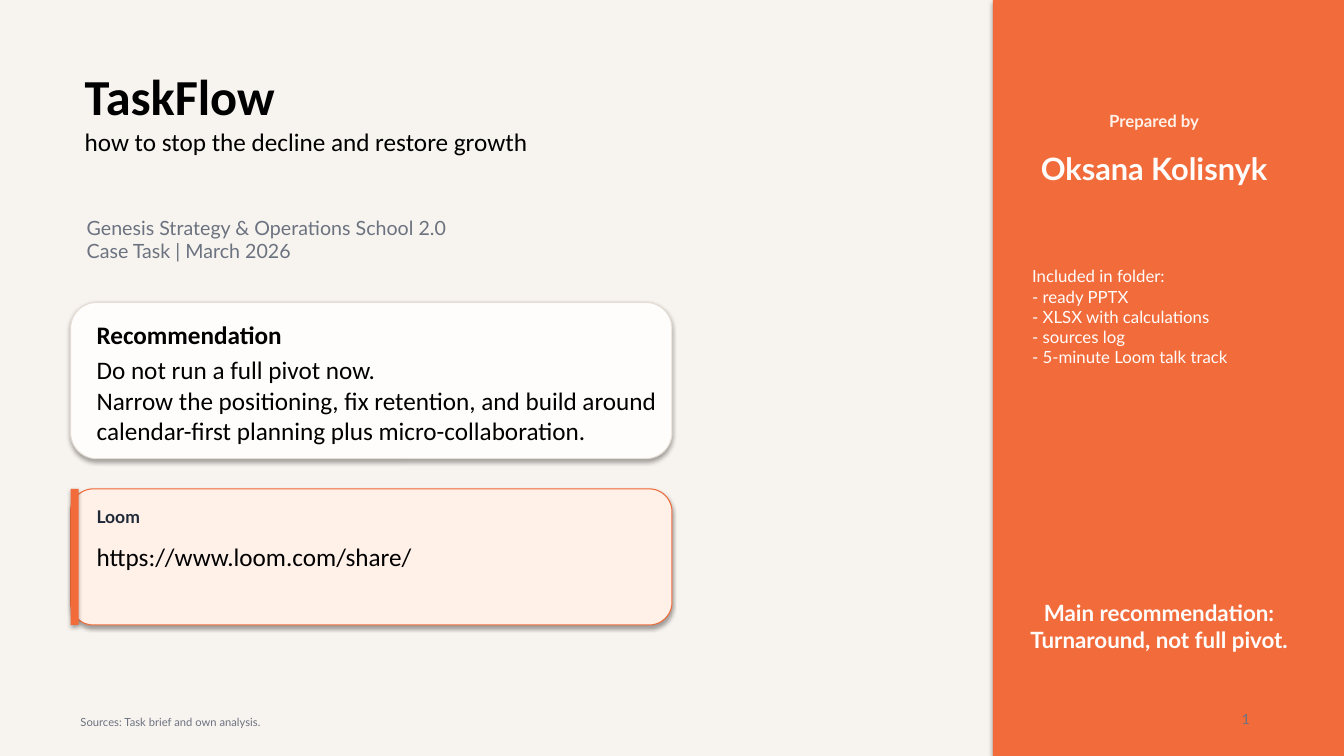
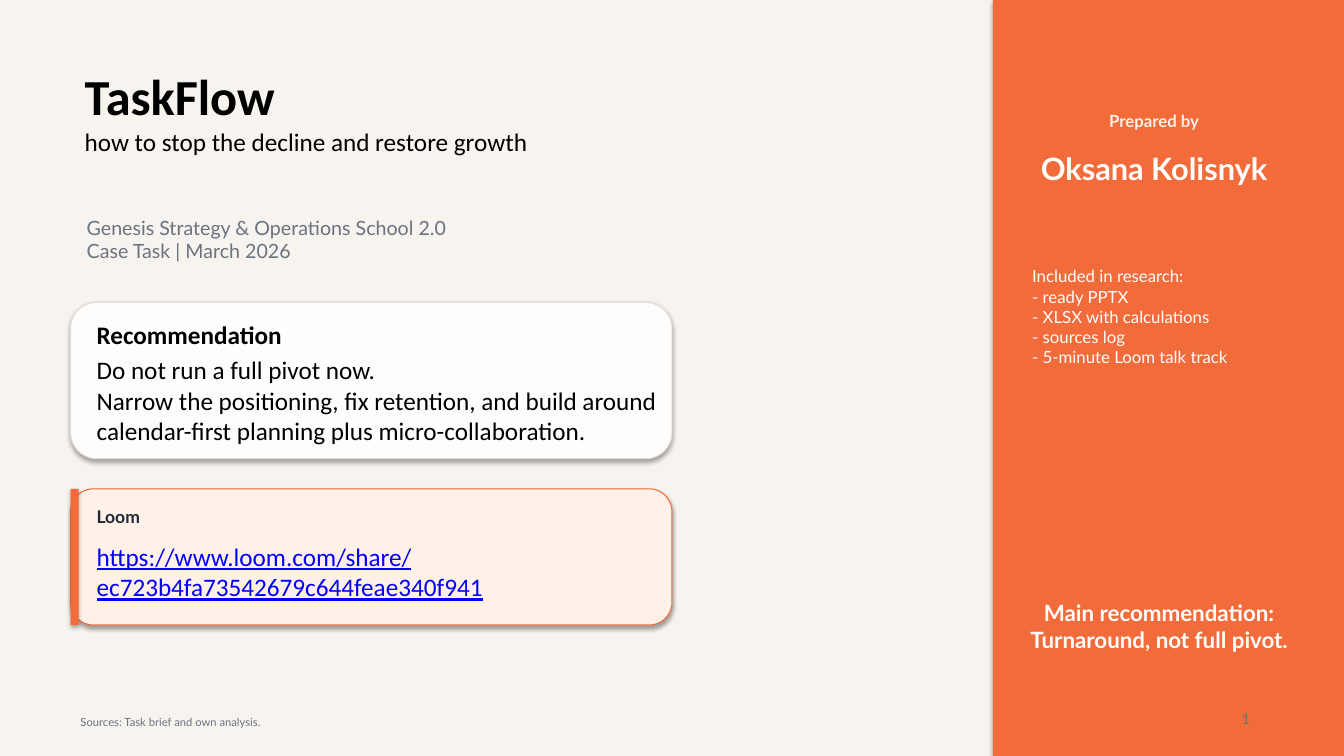
Before and after one commit to TEZv/Genesis-Academy_Strategy-Operations-School-2.0-Case-Task, a slide deck: slide 1 of deliverables/taskflow-case-presentation.pptx. Drawn at 1344x756 pixels with LibreOffice and Linux fonts; fonts in the diff are those of the drawing. Boxes give left, top, right and bottom in pixels: in the first picture for what was removed or moved away, otherwise in the second. Text is boxed around its words. In the diff, an @@ line names an element or a change of style, - is before the commit and + after.

```diff
--- a/deliverables/taskflow-case-presentation.pptx
+++ b/deliverables/taskflow-case-presentation.pptx
@@ text at [1032, 269, 1183, 282]: text changed @@
-Included in folder:
+Included in research:
@@ text at [97, 548, 483, 601]: text changed; text colour #000000 to #0000FF @@
-https://www.loom.com/share/
+https://www.loom.com/share/ec723b4fa73542679c644feae340f941
```
Also in this commit, not shown: 1 other slide changed.
